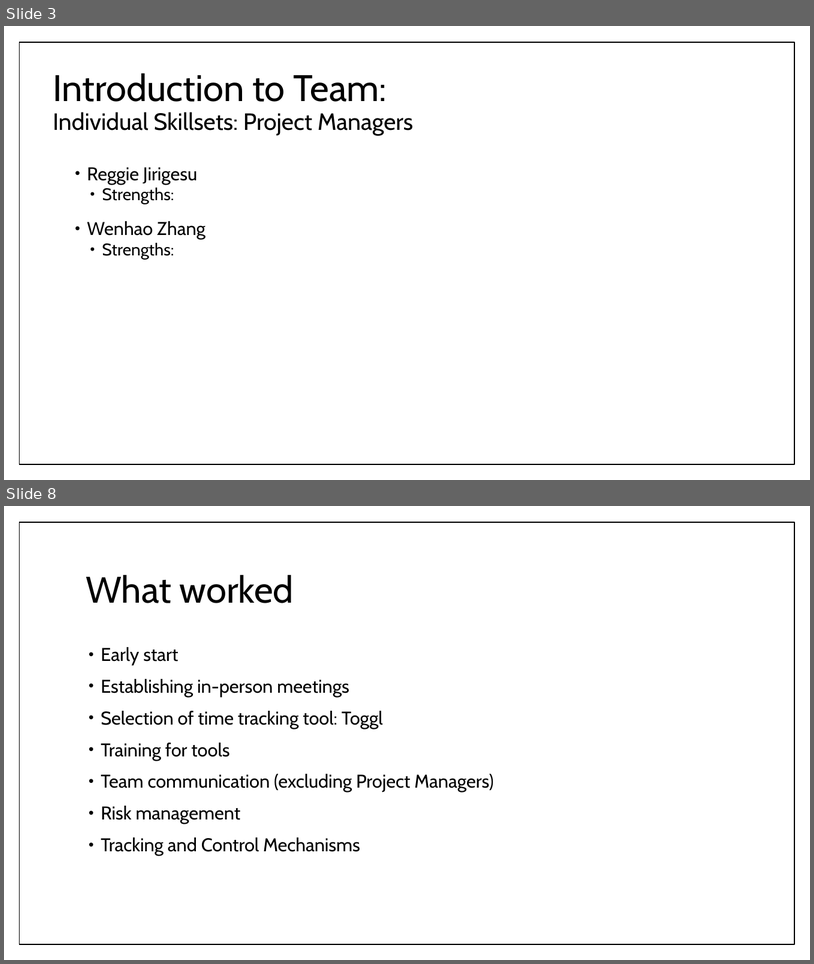
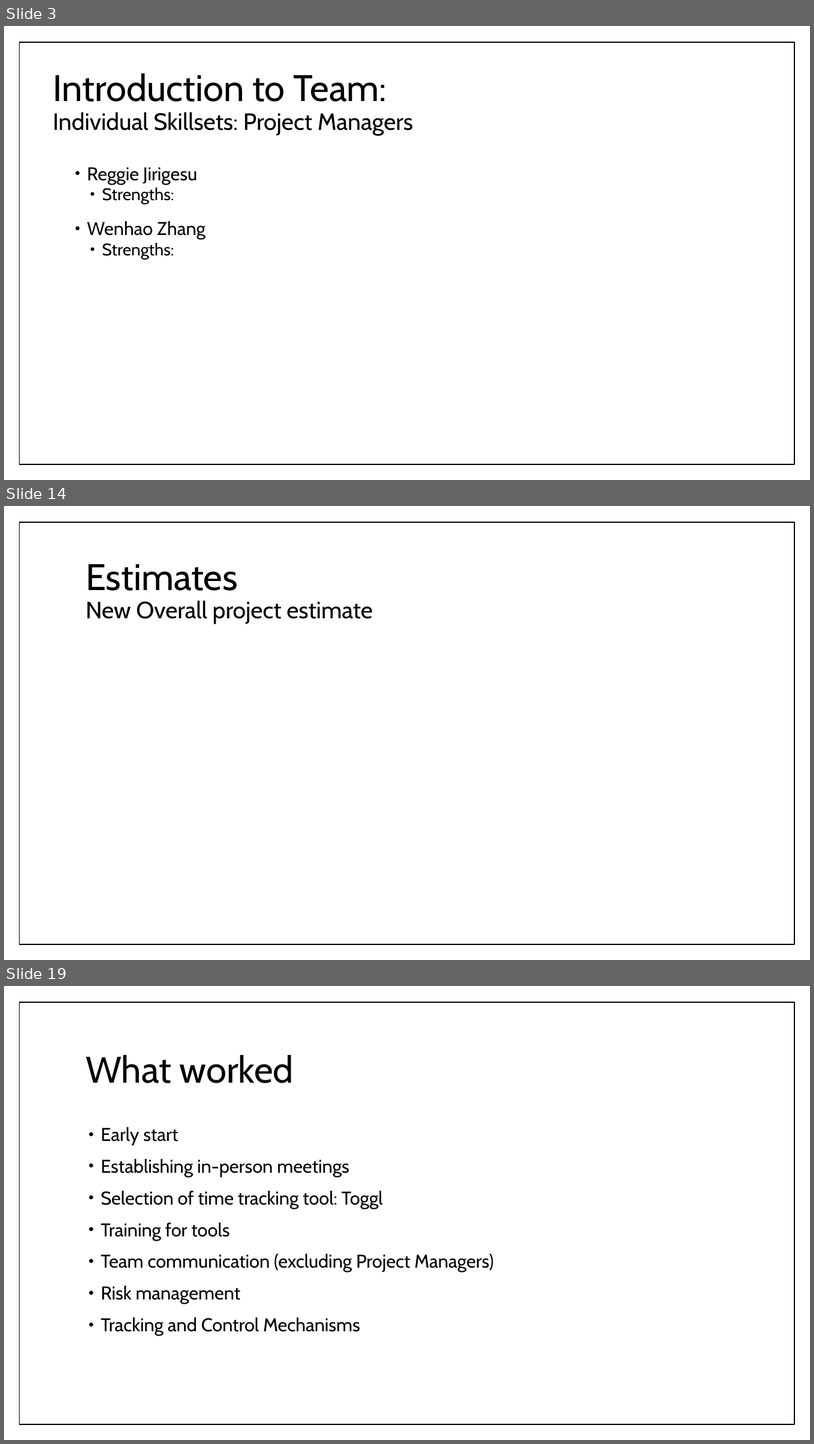
Before and after one commit to umdfeynman/umdfeynman, a slide deck: Work_In_Progress/CS/SPMP_Presentation.pptx. Shown one above the other, each under a label of ours: slides 3 and 8 before the commit, slides 3, 14 and 19 after it; the slides between them are not shown. The pictures are 814x964 and 814x1444 pixels, drawn with LibreOffice and Linux fonts; fonts in the diff are those of the drawing. Boxes give left, top, right and bottom in pixels: in the first picture for what was removed or moved away, otherwise in the second. Text is boxed around its words. In the diff, an @@ line names an element or a change of style, - is before the commit and + after.

```diff
--- a/Work_In_Progress/CS/SPMP_Presentation.pptx
+++ b/Work_In_Progress/CS/SPMP_Presentation.pptx
@@ slide 14 added at [4,506,810,960], background #FFFFFF; not listed: 1 template element that a slide beside it also shows @@
@@ title added at [86,564,373,624], 28 pt, text #000000 @@
+Estimates
+New Overall project estimate
@@ what was slide 8 is now slide 19 @@
```
Also in this commit, not shown: 10 slides changed, 6 other slides added, 1 slide removed.
